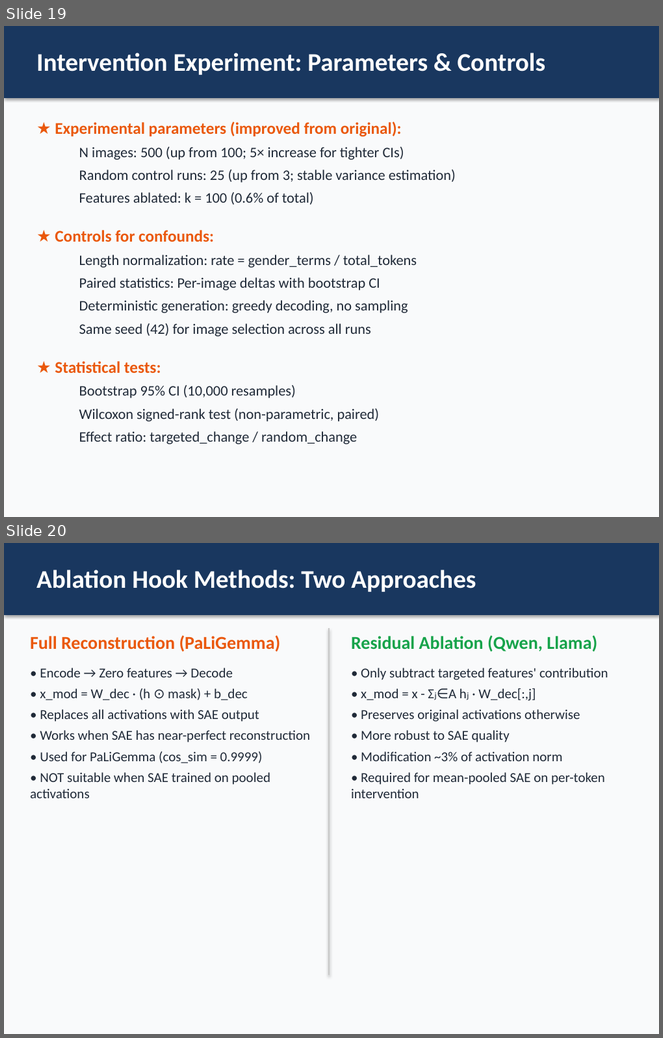
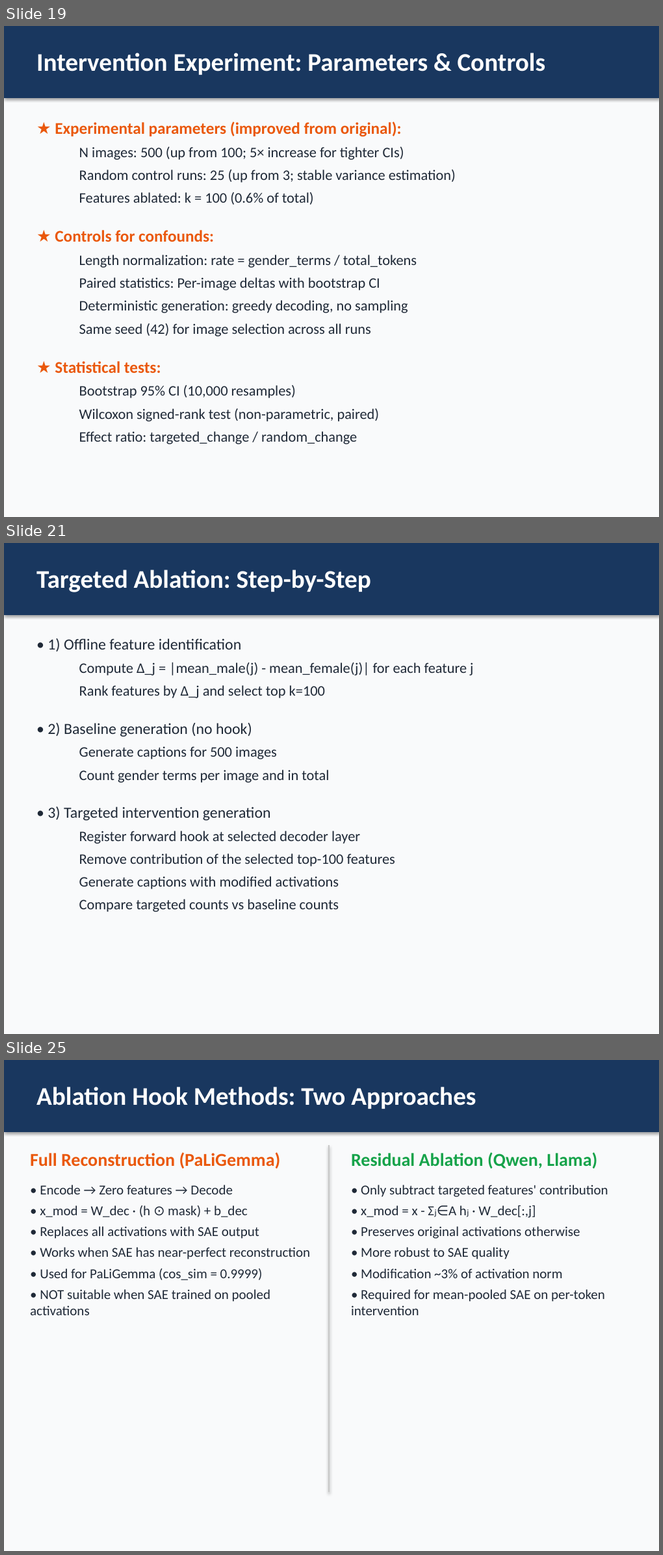
Before and after one commit to nour-mubarak/mechanistic_intrep, a slide deck: sae_captioning_project/presentation/SAE_Gender_Bias_Supervisor_Presentation.pptx. Shown one above the other, each under a label of ours: slides 19 and 20 before the commit, slides 19, 21 and 25 after it; the slides between them are not shown. The pictures are 663x1038 and 663x1555 pixels, drawn with LibreOffice and Linux fonts; fonts in the diff are those of the drawing. Boxes give left, top, right and bottom in pixels: in the first picture for what was removed or moved away, otherwise in the second. Text is boxed around its words. In the diff, an @@ line names an element or a change of style, - is before the commit and + after.

Commit message:
Update subproject commit references to indicate dirty state; enhance presentation content and structure for clarity in intervention experiment design

```diff
--- a/sae_captioning_project/presentation/SAE_Gender_Bias_Supervisor_Presentation.pptx
+++ b/sae_captioning_project/presentation/SAE_Gender_Bias_Supervisor_Presentation.pptx
@@ slide 21 added at (x1=4, y1=543, x2=659, y2=1034), background #F9FAFB @@
@@ rectangle added at (x1=4, y1=543, x2=659, y2=615), fill #19375F @@
@@ text added at (x1=36, y1=570, x2=371, y2=592), 28 pt, text #FFFFFF, bold @@
+Targeted Ablation: Step-by-Step
@@ text added at (x1=48, y1=638, x2=473, y2=912), 16 pt, text #1F2937 @@
+• 1) Offline feature identification
+  Compute Δ_j = |mean_male(j) - mean_female(j)| for each feature j
+  Rank features by Δ_j and select top k=100
+• 2) Baseline generation (no hook)
+  Generate captions for 500 images
+  Count gender terms per image and in total
+• 3) Targeted intervention generation
+  Register forward hook at selected decoder layer
+  Remove contribution of the selected top-100 features
+  Generate captions with modified activations
+  Compare targeted counts vs baseline counts
@@ what was slide 20 is now slide 25 @@
```
Also in this commit, not shown: 4 other slides added, 4 other files.
